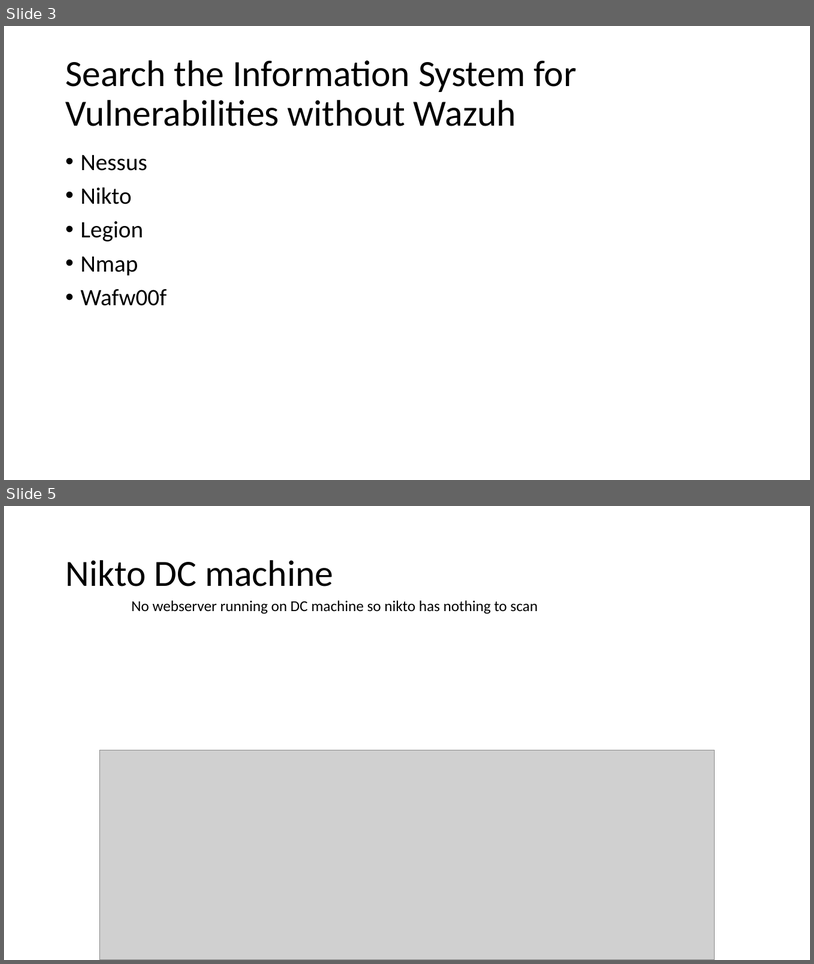
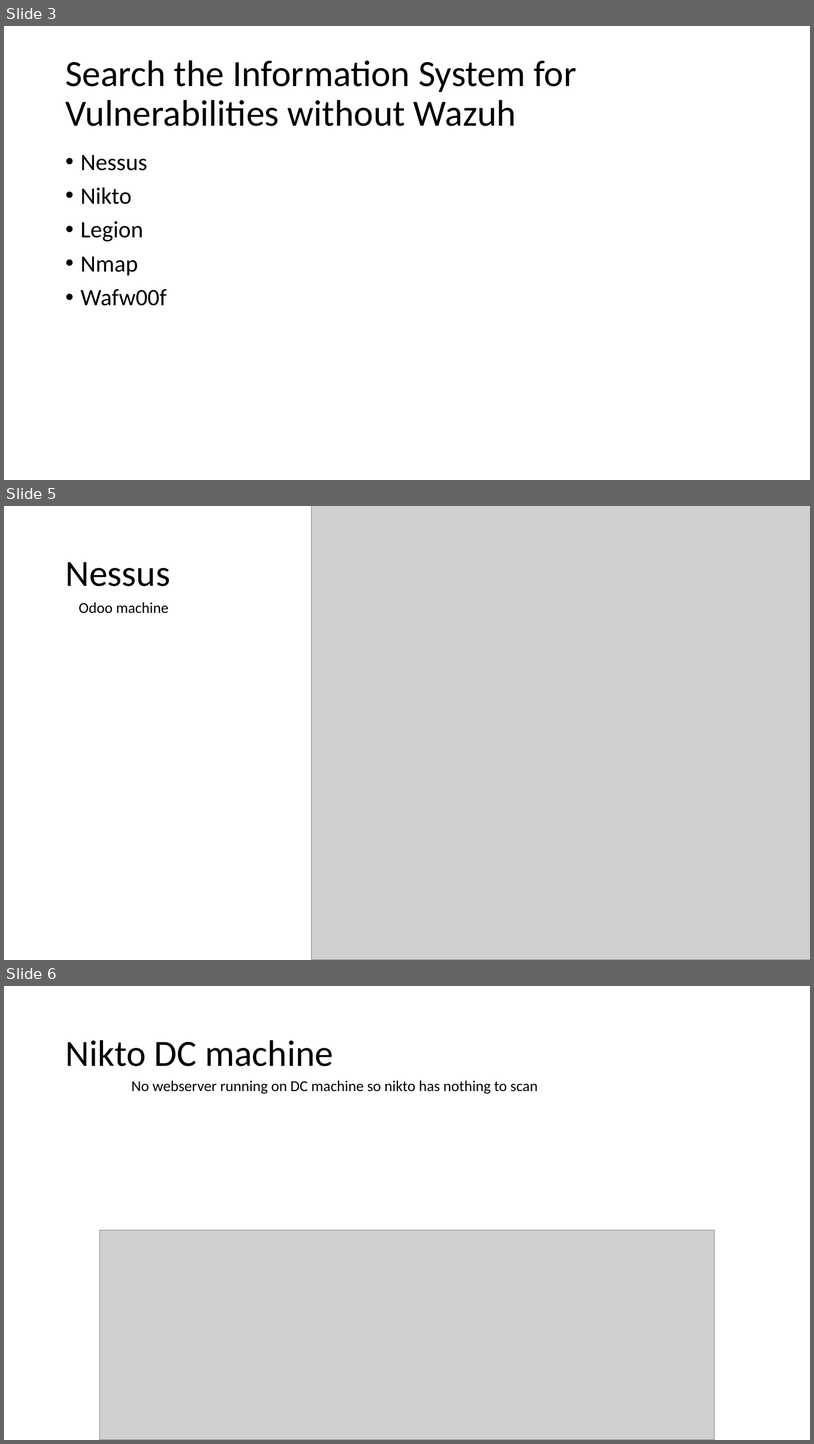
Before and after one commit to CHROME-PLATED-METRO-WOLF/coit11241-Cyber-Threat-Intelligence, a slide deck: evidence.pptx. Shown one above the other, each under a label of ours: slides 3 and 5 before the commit, slides 3, 5 and 6 after it; the slides between them are not shown. The pictures are 814x964 and 814x1444 pixels, drawn with LibreOffice and Linux fonts; fonts in the diff are those of the drawing; grey boxes stand for pictures. Boxes give left, top, right and bottom in pixels: in the first picture for what was removed or moved away, otherwise in the second. Text is boxed around its words. In the diff, an @@ line names an element or a change of style, - is before the commit and + after.

Commit message:
Added reports
Added reports for nessus, nikto, legion

```diff
--- a/evidence.pptx
+++ b/evidence.pptx
@@ slide 5 added at (x1=4, y1=506, x2=810, y2=960), background #FFFFFF @@
@@ picture added at (x1=311, y1=506, x2=810, y2=960) @@
@@ title added at (x1=65, y1=562, x2=170, y2=586), 44 pt, text #000000 @@
+Nessus
@@ text added at (x1=79, y1=602, x2=169, y2=613), 18 pt, text #000000 @@
+Odoo machine
@@ what was slide 5 is now slide 6 @@
```
Also in this commit, not shown: 6 other slides added, 2 slides removed, 4 other files.
